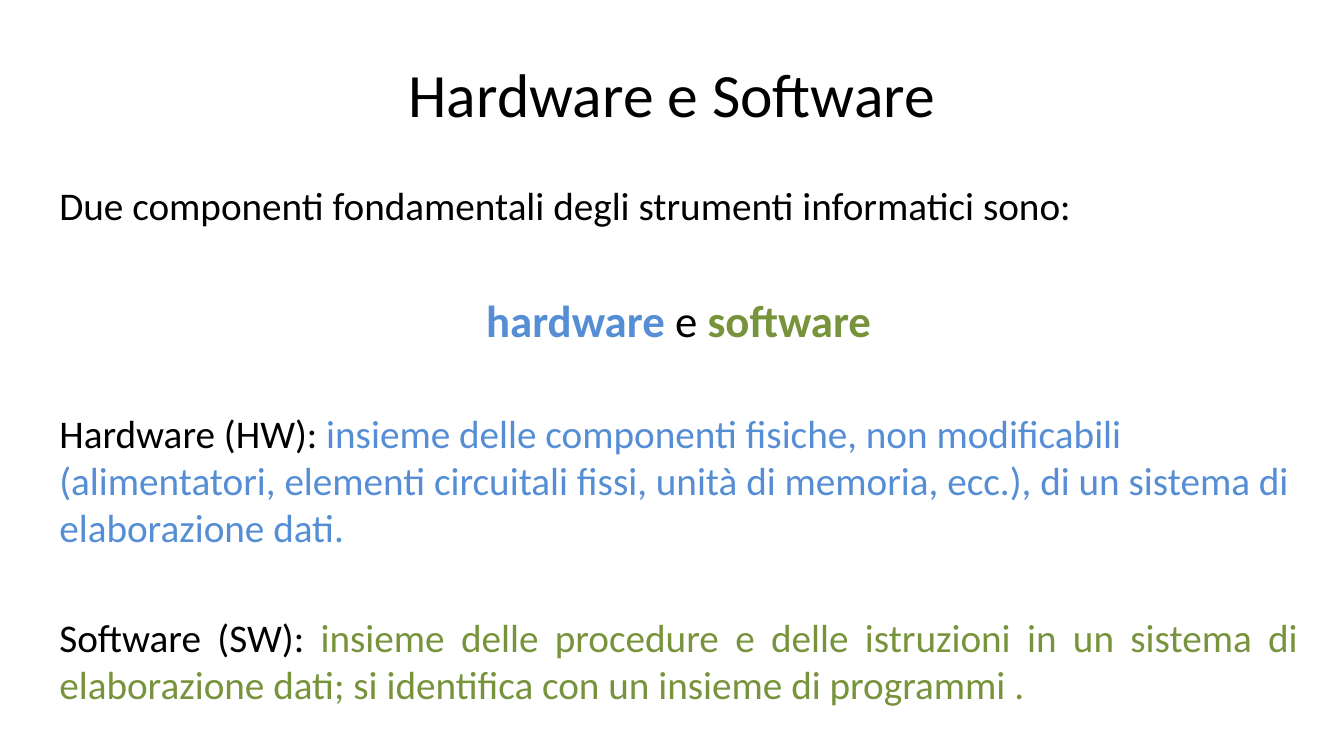
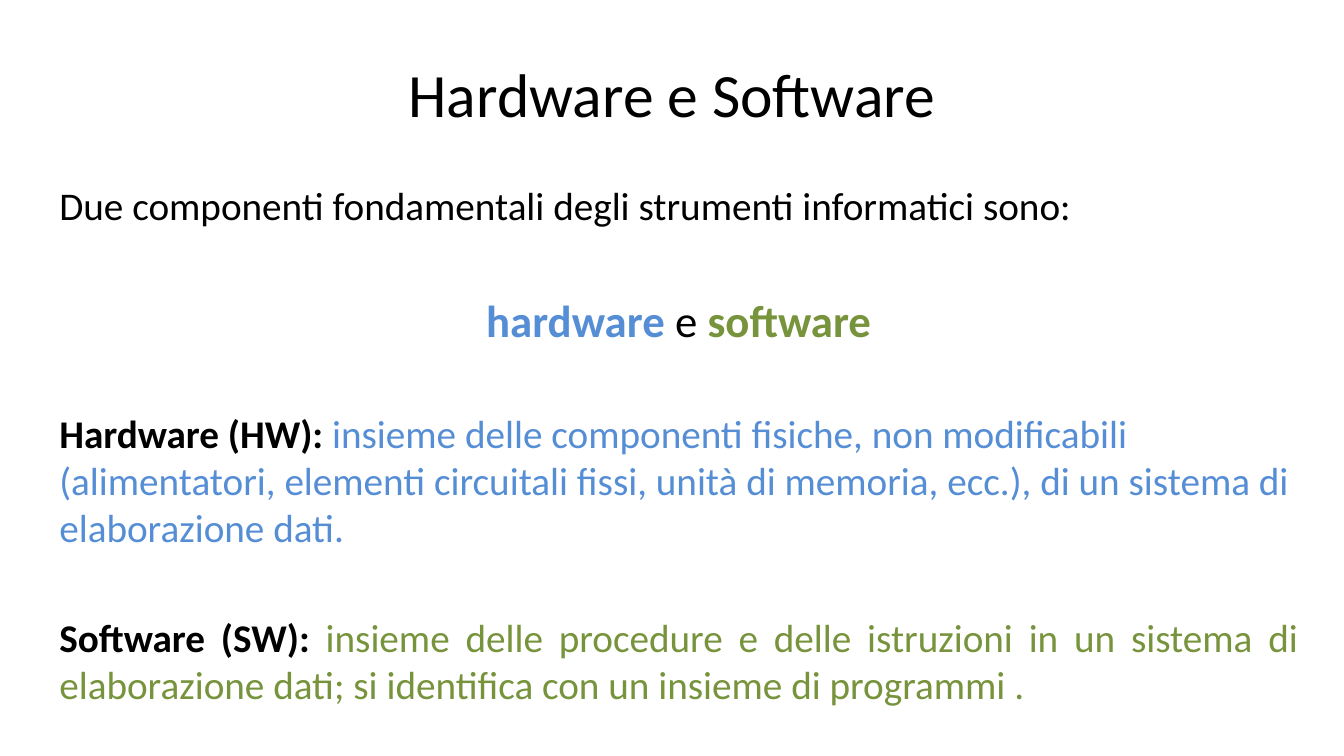
Before and after one commit to informaticacrilazio/sitedesign, a slide deck: slide 24 of CorsoCRI/Modulo_01_Lezione_01_Informatica.pptx. Drawn at 1344x756 pixels with LibreOffice and Linux fonts; fonts in the diff are those of the drawing. Boxes give left, top, right and bottom in pixels: in the first picture for what was removed or moved away, otherwise in the second. Text is boxed around its words. In the diff, an @@ line names an element or a change of style, - is before the commit and + after.

```diff
--- a/CorsoCRI/Modulo_01_Lezione_01_Informatica.pptx
+++ b/CorsoCRI/Modulo_01_Lezione_01_Informatica.pptx
@@ text at (59, 419, 1298, 706): bold on in "Hardware (HW):", "Software (SW):" @@
```
Also in this commit, not shown: 65 other slides changed.
